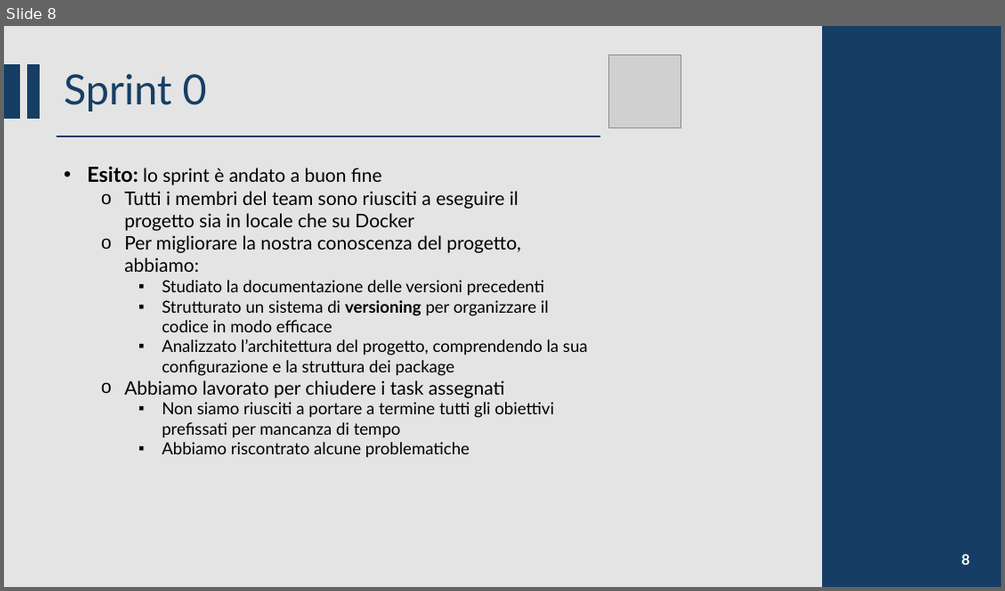
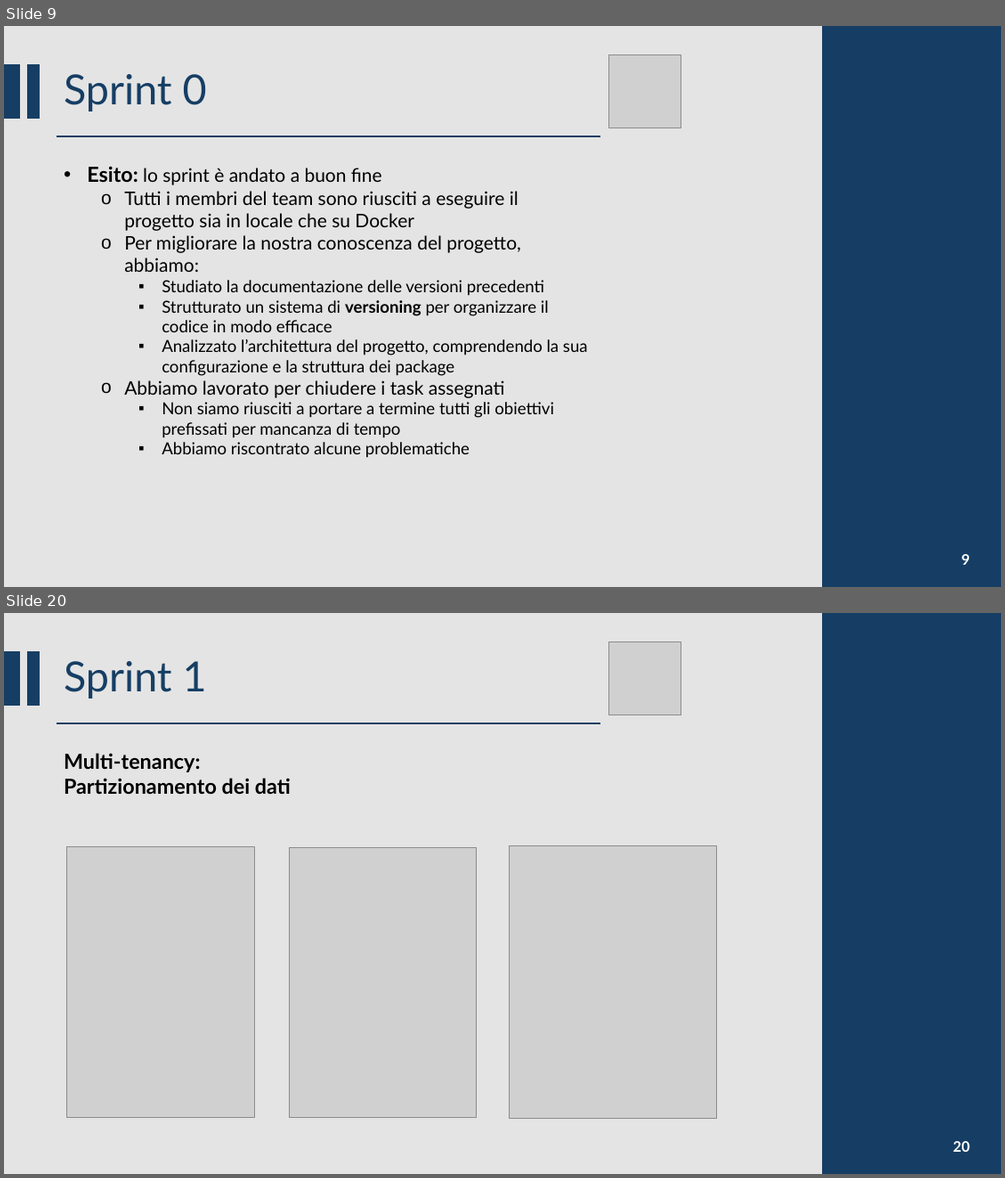
Before and after one commit to CSW-Teams/MS3-docs, a slide deck: ShiftsHappen/Sprint 5/CSW Sprint 5.pptm. Shown one above the other, each under a label of ours: slide 8 before the commit, slides 9 and 20 after it; the slides between them are not shown. The pictures are 1005x591 and 1005x1178 pixels, drawn with LibreOffice and Linux fonts; fonts in the diff are those of the drawing; grey boxes stand for pictures. Boxes give left, top, right and bottom in pixels: in the first picture for what was removed or moved away, otherwise in the second. Text is boxed around its words. In the diff, an @@ line names an element or a change of style, - is before the commit and + after.

Commit message:
Added slides for Sprint 1

```diff
--- a/ShiftsHappen/Sprint 5/CSW Sprint 5.pptm
+++ b/ShiftsHappen/Sprint 5/CSW Sprint 5.pptm
@@ slide 20 added at [4,613,1001,1174], background #D9D9D9 at 70% opacity @@
@@ rectangle added at [823,613,1001,1174], fill #163E64, outline #163E64 1.5 pt @@
@@ rectangle added at [4,652,20,705], fill #163E64, outline #163E64 1.5 pt @@
@@ rectangle added at [28,652,39,705], fill #163E64, outline #163E64 1.5 pt @@
@@ title added at [64,661,207,698], 40 pt, text #163E64 @@
+Sprint 1
@@ picture added at [609,642,681,714] @@
@@ line added from (57, 723) to (600, 723), #163E64 1.5 pt @@
@@ text added at [64,753,291,794], 20 pt, text #000000, bold @@
+Multi-tenancy:
+Partizionamento dei dati
@@ picture added at [67,847,254,1117] @@
@@ picture added at [289,847,476,1117] @@
@@ picture added at [509,845,717,1118] @@
@@ page number added at [953,1141,970,1151], 14 pt, text #FFFFFF, bold @@
+20
@@ what was slide 8 is now slide 9 @@
@@ page number at [962,554,970,564]: text changed @@
-8
+9
```
Also in this commit, not shown: 9 slides changed, 17 other slides added, 1 other file.
